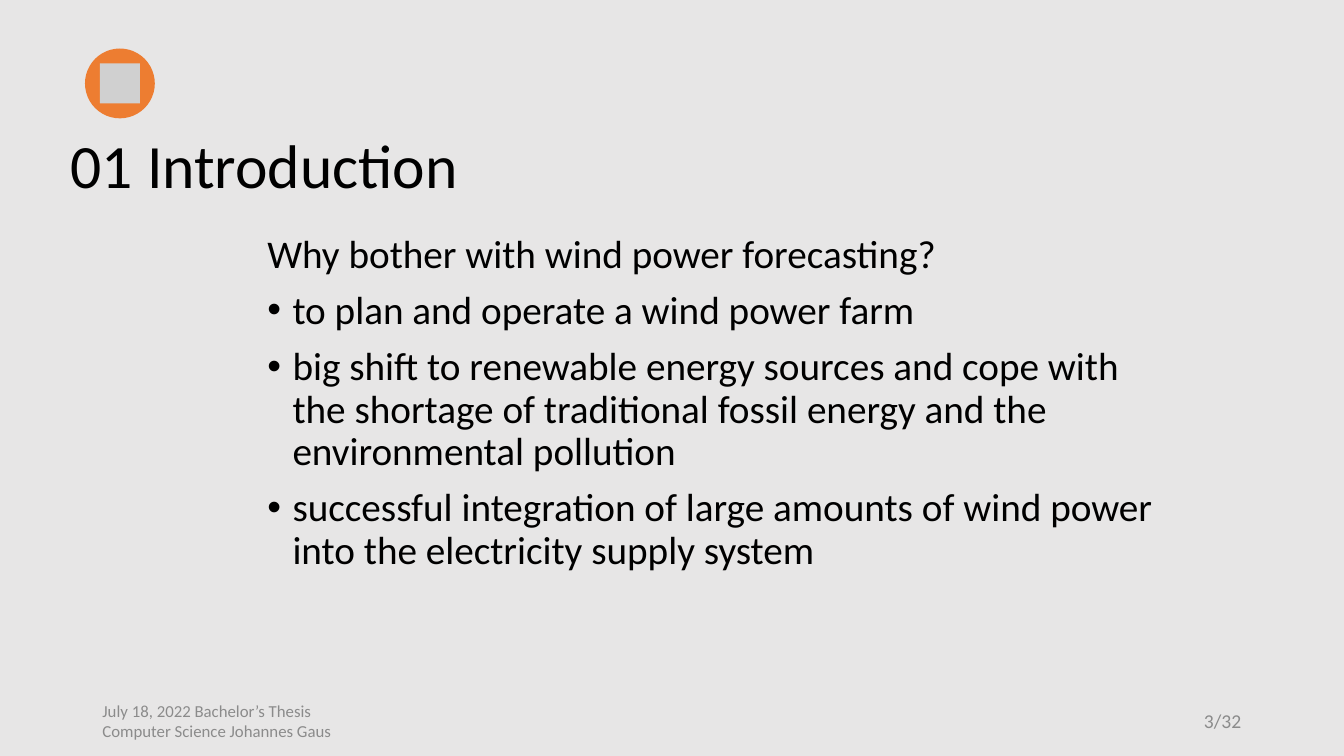
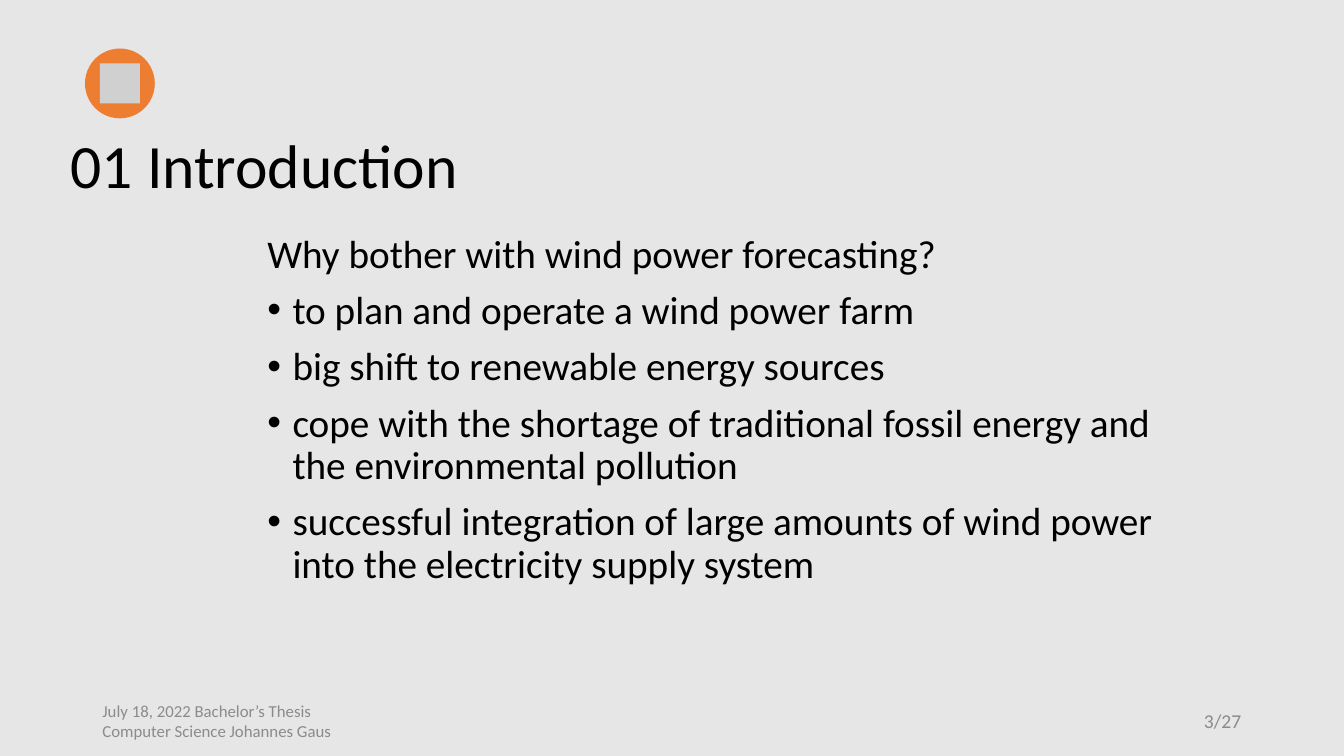
Before and after one commit to jo997/BA-WindPowerForecasting, a slide deck: slide 3 of thesis work/Thesis Defense/Thesis Defense.pptx. Drawn at 1344x756 pixels with LibreOffice and Linux fonts; fonts in the diff are those of the drawing; grey boxes stand for pictures. Boxes give left, top, right and bottom in pixels: in the first picture for what was removed or moved away, otherwise in the second. Text is boxed around its words. In the diff, an @@ line names an element or a change of style, - is before the commit and + after.

```diff
--- a/thesis work/Thesis Defense/Thesis Defense.pptx
+++ b/thesis work/Thesis Defense/Thesis Defense.pptx
@@ text at [293, 352, 1150, 486]: text changed @@
-• big shift to renewable energy sources and cope with the shortage of traditional fossil energy and the environmental pollution
+• big shift to renewable energy sources
+• cope with the shortage of traditional fossil energy and the environmental pollution
@@ page number at [1204, 714, 1241, 729]: text changed @@
-3/32
+3/27
```
Also in this commit, not shown: 13 other slides changed, 5 slides removed, 2 other files.
